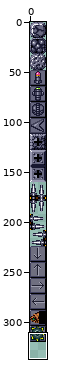
Sprite sheet: server/static/sm/block.png. The first picture is a wide view before the edit; the outline marks the close-up.
Close-up. First the earlier version:
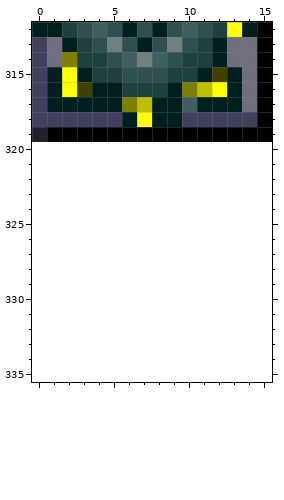
The file is 16x320 pixels. Colours within 5 levels of each other are drawn and written as one. Shown: x 0..15, y 312..335. The old version is drawn lined up with the new one, on the new canvas.
And afterwards:
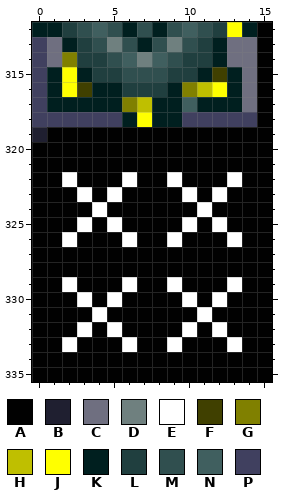
Palette (. is transparent): A #010101  B #1f1f30  C #6f6f80  D #6f807f  E #ffffff  F #404000  G #808000  H #bfbf00  J #ffff00  K #001f1f  L #203f3f  M #304f4f  N #405f5f  P #40405f
From the commit log: adding null icon
Difference:
canvas 16x320 -> 16x336
There is now colour A in rows 320 to 321 at x 0 to 15; in row 322 at x 0 to 1, 3 to 5, 7 to 8, 10 to 12 and 14 to 15; in row 323 at x 0 to 2, 4, 6 to 9, 11 and 13 to 15; in row 324 at x 0 to 3, 5 to 10 and 12 to 15; in row 325 at x 0 to 2, 4, 6 to 9, 11 and 13 to 15; in row 326 at x 0 to 1, 3 to 5, 7 to 8, 10 to 12 and 14 to 15.
There is now colour A in rows 327 to 328 at x 0 to 15; in row 329 at x 0 to 1, 3 to 5, 7 to 8, 10 to 12 and 14 to 15; in row 330 at x 0 to 2, 4, 6 to 9, 11 and 13 to 15; in row 331 at x 0 to 3, 5 to 10 and 12 to 15; in row 332 at x 0 to 2, 4, 6 to 9, 11 and 13 to 15; in row 333 at x 0 to 1, 3 to 5, 7 to 8, 10 to 12 and 14 to 15.
There is now colour A in rows 334 to 335 at x 0 to 15.
There is now colour E in row 322 at x 2, 6, 9 and 13; in row 323 at x 3, 5, 10 and 12; in row 324 at x 4 and 11; in row 325 at x 3, 5, 10 and 12; in row 326 at x 2, 6, 9 and 13; in row 329 at x 2, 6, 9 and 13.
There is now colour E in row 330 at x 3, 5, 10 and 12; in row 331 at x 4 and 11; in row 332 at x 3, 5, 10 and 12; in row 333 at x 2, 6, 9 and 13.
